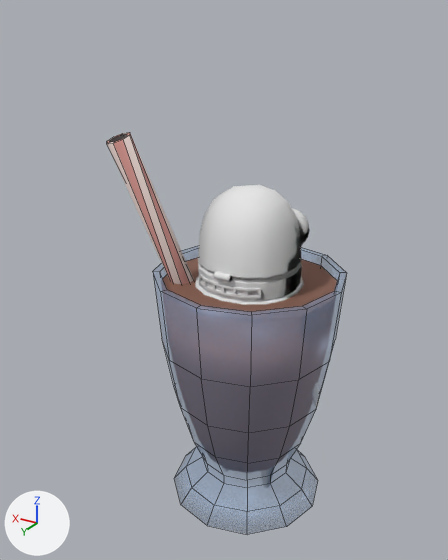
The Blender file sources/hats.blend as it was, and as the next commit left it.
Both versions are drawn from a 50 mm lens placed at (-1.37, 2.53, 1.91), pointed at (0.11, 0.07, 0.68). The lights are fixed; the arrows at lower left show +X, +Y and +Z. Mesh edges are drawn as thin lines on the coarser meshes.

In view in the first picture: 'RefBot', 'ShakeShake'.
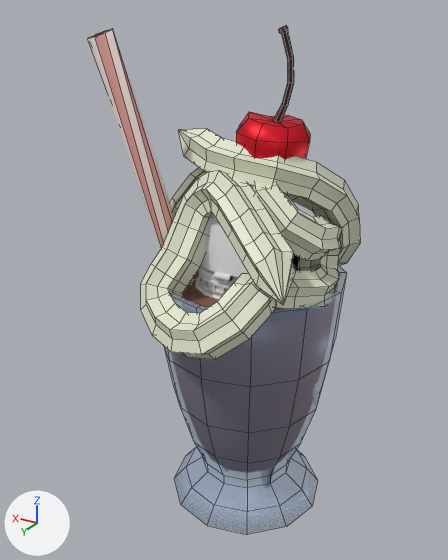
Boxes [x1, y1, x2, y2] around the edits, measured in the pictures (448 x 560 px; the box of a moved part takes in the faces that stretch with it):
'ShakeShake', reshaped (13% wider, 26% taller): before [107, 132, 347, 534]; after [88, 26, 360, 534]
part 1 of me_cylinder, added: after [141, 129, 360, 360]
part 2 of me_cylinder, added: after [274, 26, 294, 122]
part 3 of me_cylinder, added (red): after [236, 112, 310, 160]
part 4 of me_cylinder, moved or reshaped: before [107, 132, 194, 284]; after [88, 28, 195, 283]
'RefBot', unchanged, covered by the edit: before [195, 185, 320, 406]; after [195, 214, 320, 406]

The edits, one by one:
Material 'ShakeCherry' (mat_shakecherry) is new.
Its base color is (0.761, 0.00913, 0.0242) (red #e2182b).
Its metallic is 0.679.
Its roughness is 0.484.
Material 'ShakeWhip' (mat_shakewhip) is new.
Its base color is (0.77, 0.8, 0.618) (white #e3e7ce).
Material 'ShakeStem' (mat_shakestem) is new.
Its base color is (0.0402, 0.00511, 0.00566) (dark red #381011).
Its roughness is 0.604.
me_cylinder is used by ob_shakeshake; location (0.0, 0.0, 0.0).
Verts and faces of me_cylinder; kept vertices keep their numbers, new ones are numbered from 192.
Before the commit, vertices of me_cylinder: 169 (0.45, 0.38, 1.4) at pixel (121, 139), 171 (0.47, 0.4, 1.39) at pixel (114, 141), 173 (0.5, 0.4, 1.38) at pixel (109, 142), 175 (0.53, 0.37, 1.39) at pixel (109, 140), 177 (0.52, 0.34, 1.4) at pixel (114, 137).
Before the commit, vertices of me_cylinder: 179 (0.5, 0.32, 1.41) at pixel (121, 134), 181 (0.47, 0.33, 1.41) at pixel (126, 133), 183 (0.44, 0.35, 1.41) at pixel (126, 135), 184 (0.47, 0.42, 1.39) at pixel (113, 143), 185 (0.43, 0.39, 1.4) at pixel (123, 139).
Before the commit, vertices of me_cylinder: 186 (0.51, 0.41, 1.38) at pixel (106, 144), 187 (0.54, 0.38, 1.38) at pixel (106, 141), 188 (0.54, 0.33, 1.39) at pixel (113, 136), 189 (0.5, 0.31, 1.41) at pixel (122, 133), 190 (0.46, 0.31, 1.42) at pixel (129, 132).
Before the commit, vertices of me_cylinder: 191 (0.43, 0.35, 1.42) at pixel (129, 134).
me_cylinder had 192 vertices, 176 faces and spanned x -0.48..0.54, y -0.48..0.48, z -0.58..1.42.
me_cylinder now has 906 vertices, 901 faces and spans x -0.48..0.58, y -0.56..0.66, z -0.58..1.87.
me_cylinder part 1: a new loose piece of 638 vertices spanning x -0.46..0.51, y -0.56..0.66, z 0.51..1.41, in mat_shakewhip (white #e3e7ce).
me_cylinder part 2: a new loose piece of 42 vertices spanning x -0.18..-0.09, y -0.06..-0.02, z 1.46..1.87, in mat_shakestem (dark red #381011).
me_cylinder part 3: a new loose piece of 34 vertices spanning x -0.27..0.09, y -0.21..0.14, z 1.2..1.5, in mat_shakecherry (red #e2182b).
Part 4, on me_cylinder:
Vertices 171, 183, 185, 190 move by (0.04, 0.03, 0.44).
Vertices 173, 187, 189 move by (0.04, 0.02, 0.44).
Vertices 177, 179, 186 move by (0.04, 0.03, 0.43).
Vertex 169 moves to (0.48, 0.41, 1.84), pixel (103, 33).
Vertex 188 moves to (0.57, 0.36, 1.83), pixel (95, 34).
Vertex 175 moves to (0.56, 0.4, 1.82), pixel (91, 36).
Vertex 181 moves to (0.5, 0.35, 1.85), pixel (109, 29).
Vertex 184 moves to (0.5, 0.44, 1.82), pixel (94, 36).
Vertex 191 moves to (0.47, 0.37, 1.85), pixel (112, 29).
me_cylinder part 5: the surface is now shaded flat.
me_cylinder now uses material mat_shakewhip (white #e3e7ce).
me_cylinder now uses material mat_shakecherry (red #e2182b).
me_cylinder now uses material mat_shakestem (dark red #381011).
